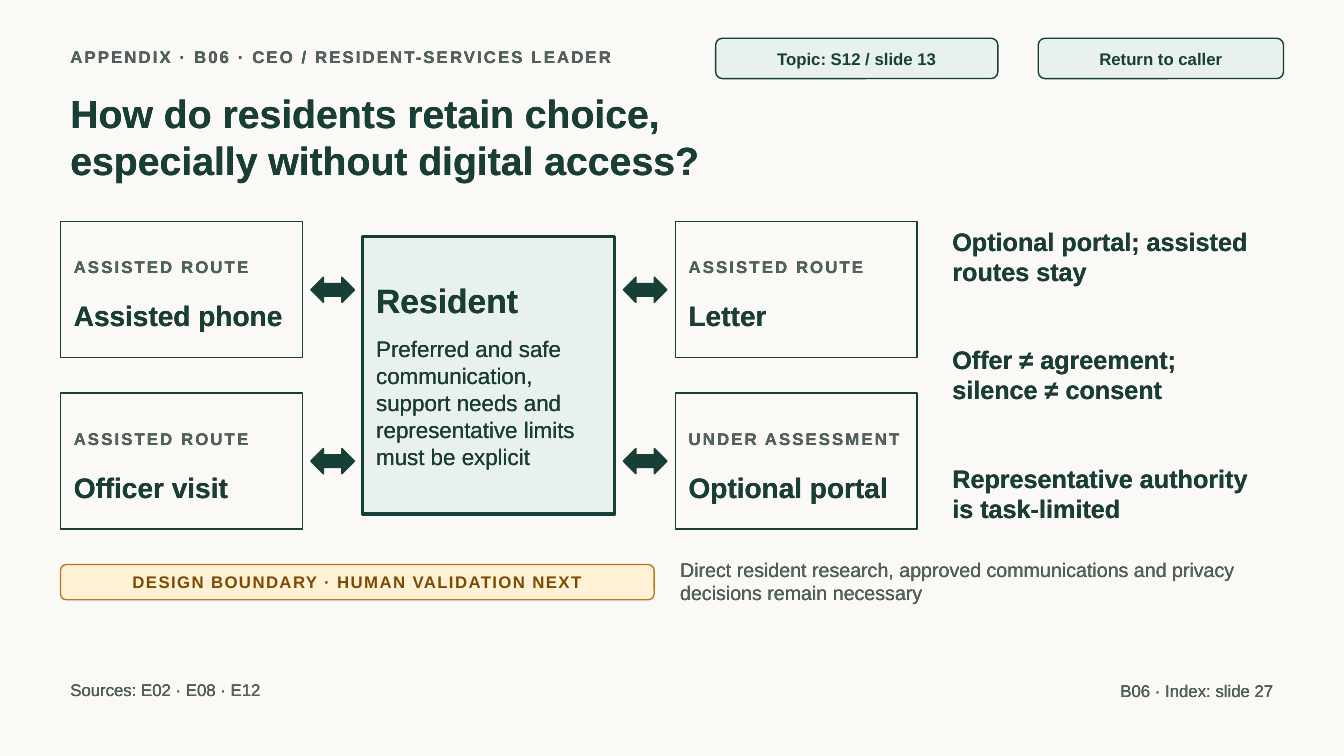
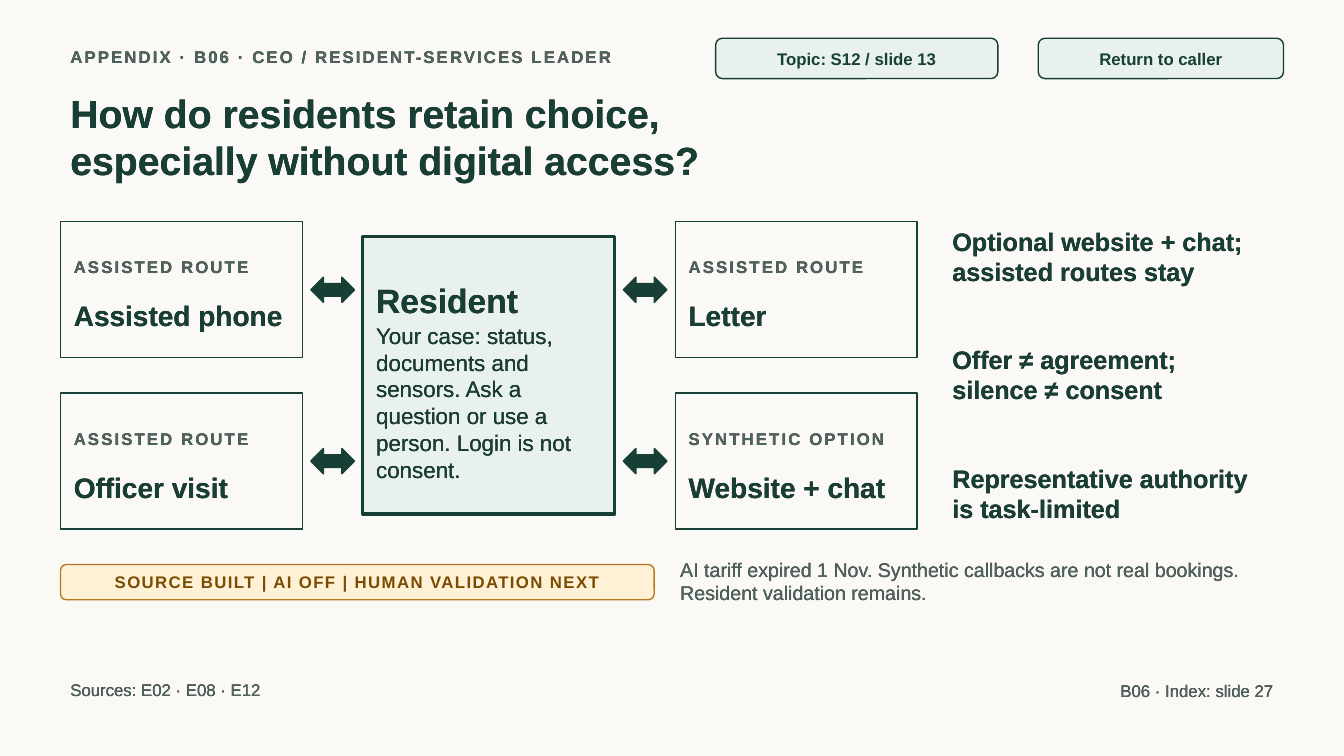
Before and after one commit to jmservera/ama, a slide deck: slide 33 of docs/capstone/deck/zava-forward-cowork-v2-draft.pptx. Drawn at 1344x756 pixels with LibreOffice and Linux fonts; fonts in the diff are those of the drawing. Boxes give left, top, right and bottom in pixels: in the first picture for what was removed or moved away, otherwise in the second. Text is boxed around its words. In the diff, an @@ line names an element or a change of style, - is before the commit and + after.

```diff
--- a/docs/capstone/deck/zava-forward-cowork-v2-draft.pptx
+++ b/docs/capstone/deck/zava-forward-cowork-v2-draft.pptx
@@ text at (952,232,1242,287): text changed @@
-Optional portal; assisted routes stay
+Optional website + chat; assisted routes stay
@@ text at (376,328,571,479): text changed @@
-Preferred and safe communication, support needs and representative limits must be explicit
+Your case: status, documents and sensors. Ask a question or use a person. Login is not consent.
@@ text at (689,433,884,446): text changed @@
-UNDER ASSESSMENT
+SYNTHETIC OPTION
@@ text at (689,477,886,499): text changed @@
-Optional portal
+Website + chat
@@ text at (680,562,1239,601): text changed @@
-Direct resident research, approved communications and privacy decisions remain necessary
+AI tariff expired 1 Nov. Synthetic callbacks are not real bookings. Resident validation remains.
@@ text in rounded rectangle at (115,576,599,588): text changed @@
-DESIGN BOUNDARY · HUMAN VALIDATION NEXT
+SOURCE BUILT | AI OFF | HUMAN VALIDATION NEXT
```
Also in this commit, not shown: 10 other slides changed, 2 slides added, 2 slides removed, 30 other files.
